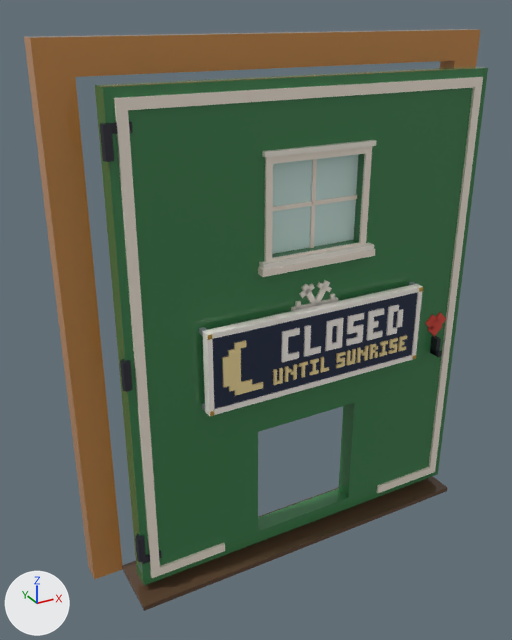
Renders of the glTF model assets/cat-cafe/exports/CatCafe_Door_Chalet_Back.glb from each side of a commit.
Before and after are seen from a camera (50 mm lens) standing at (-5.38, -8.29, 8.25) and looking at (-0.57, 0.44, 3.89). The axes (+X, +Y, +Z) are drawn at lower left. The lights are the same throughout. The first picture is the older version.

The first picture shows 'CatCafe_Door_Chalet_Back', 'CatCafe_Door_Chalet_Back_Leaf', 'CatCafe_Door_Chalet_Back_Leaf_Glass', 'CatCafe_Door_Chalet_Back_Sign', 'CatCafe_Door_Chalet_Back_Sign_Bulb'.
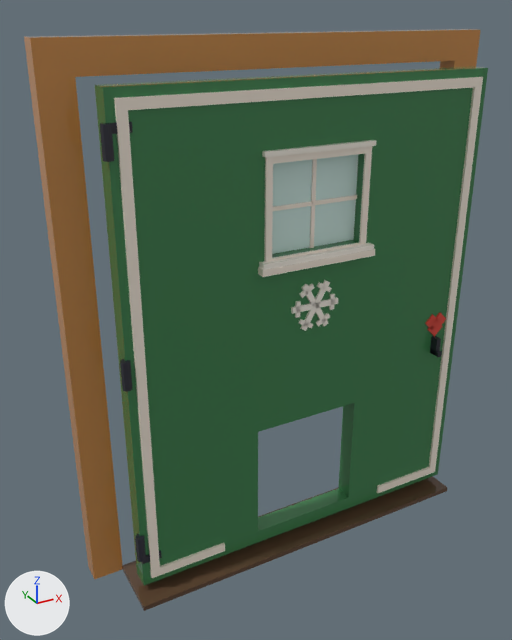
What the commit changed:
Object 'CatCafe_Door_Chalet_Back_Sign' (ob_catcafe_door_chalet_back_sign) is deleted.
Object 'CatCafe_Door_Chalet_Back_Sign_Bulb' (ob_catcafe_door_chalet_back_sign_bulb) is deleted.

Where the change shows, as pixel boxes (x1, y1, x2, y2) in the pictures (512 x 640 px):
'CatCafe_Door_Chalet_Back_Sign', deleted
    before: (199, 282, 423, 416)
'CatCafe_Door_Chalet_Back_Sign_Bulb', deleted (beige)
    before: (222, 335, 407, 396)
